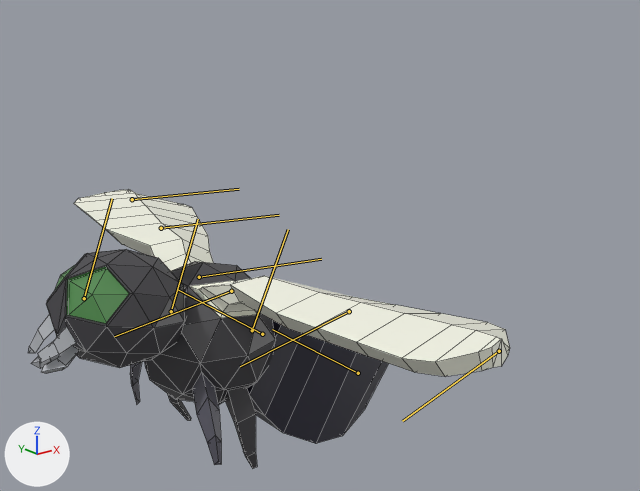
The FBX model Assets/Models/Mucha.fbx as it was, and as the next commit left it.
Rendered twice from a 50 mm camera at (-3.37, -4.94, 3.14) aimed at (0.61, 0.04, 1.14). Arrows for +X, +Y and +Z are at lower left; the lights stay in place. The bones that bend it are drawn over the model as lines. Mesh edges are drawn as thin lines.

Names of what the first picture shows: 'Fly'.
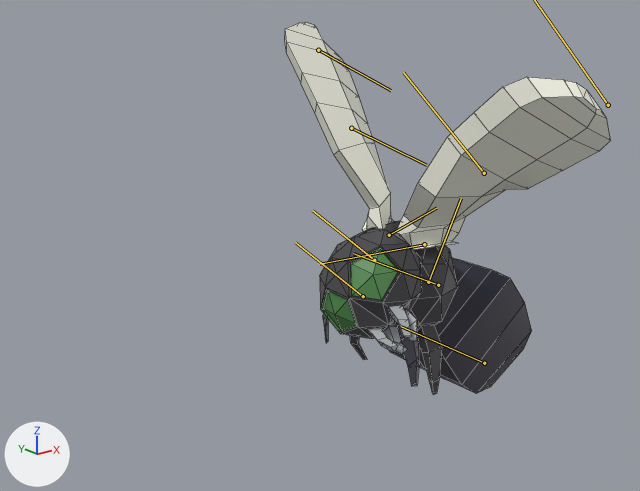
Commit message: Fixed hit animations

The newer file adds an action. The first version stands in its rest pose; the second is drawn at frame 8 of the action 'Armature|Hit'.

What the commit changed:
Bone 'Root' (bone_root) moves from (0.0, 0.0, 0.0) to (-1.77, 0.743, 0.113).
Bone 'Root' (bone_root) turns from (0, 0, 0) to (0, 0, 2) degrees about its own x, y and z.
Bone 'Head' (bone_head) turns from (0, 0, 0) to (45, 41, -32) degrees about its own x, y and z.
Bone 'Tail' (bone_tail) moves from (0.0, 0.0, 0.0) to (0.037, -0.038, 0.377).
Bone 'Tail' (bone_tail) turns from (0, 0, 0) to (0, 20, 2) degrees about its own x, y and z.
Bone 'Wing.R' (bone_wing_r) turns from (0, 0, 0) to (1, 61, -32) degrees about its own x, y and z.
Bone 'End.R' (bone_end_r) turns from (0, 0, 0) to (-3, -17, 33) degrees about its own x, y and z.
Bone 'Wing.L' (bone_wing_l) turns from (0, 0, 0) to (0, 42, 21) degrees about its own x, y and z.
Bone 'End.L' (bone_end_l) turns from (0, 0, 0) to (-42, -2, -26) degrees about its own x, y and z.

Location of each change, [x1, y1, x2, y2] in pixels of the pictures (640 x 491 px):
'Fly', posed (32% narrower, 33% taller)
    before: [29, 190, 510, 468]
    after: [285, 23, 611, 394]
bone 'Root', root to tip
    before: (252, 330) to (288, 229)
    after: (428, 282) to (461, 198)
bone 'Head', root to tip
    before: (171, 311) to (198, 219)
    after: (374, 260) to (312, 210)
bone 'Tail', root to tip
    before: (358, 373) to (272, 329)
    after: (484, 363) to (401, 326)
bone 'Wing.R', root to tip
    before: (199, 277) to (321, 259)
    after: (389, 235) to (436, 208)
bone 'End.R', root to tip
    before: (161, 228) to (279, 215)
    after: (351, 128) to (426, 165)
bone 'Wing.L', root to tip
    before: (231, 291) to (114, 336)
    after: (424, 244) to (319, 264)
bone 'End.L', root to tip
    before: (349, 311) to (240, 366)
    after: (484, 173) to (403, 72)
